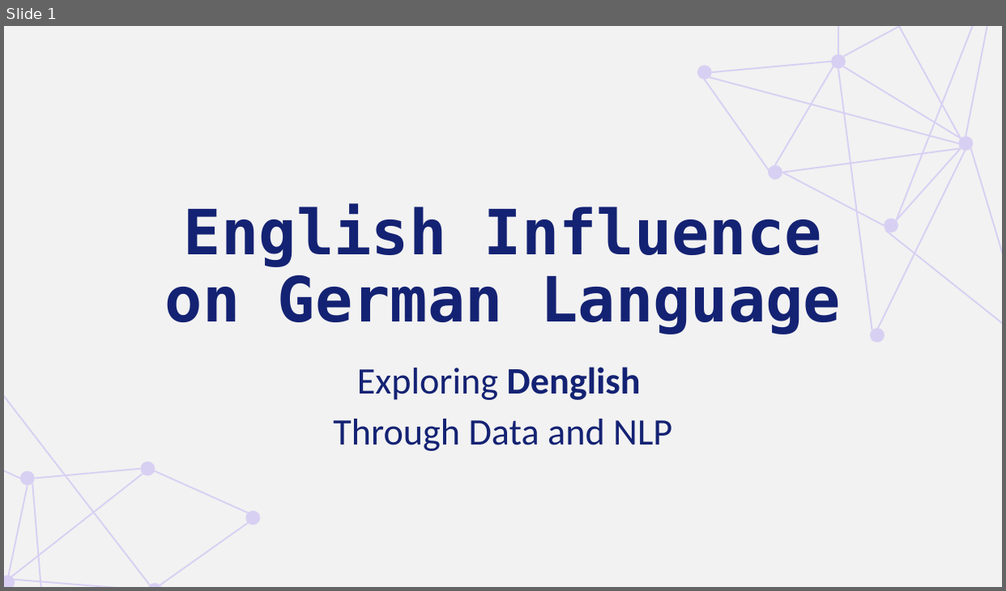
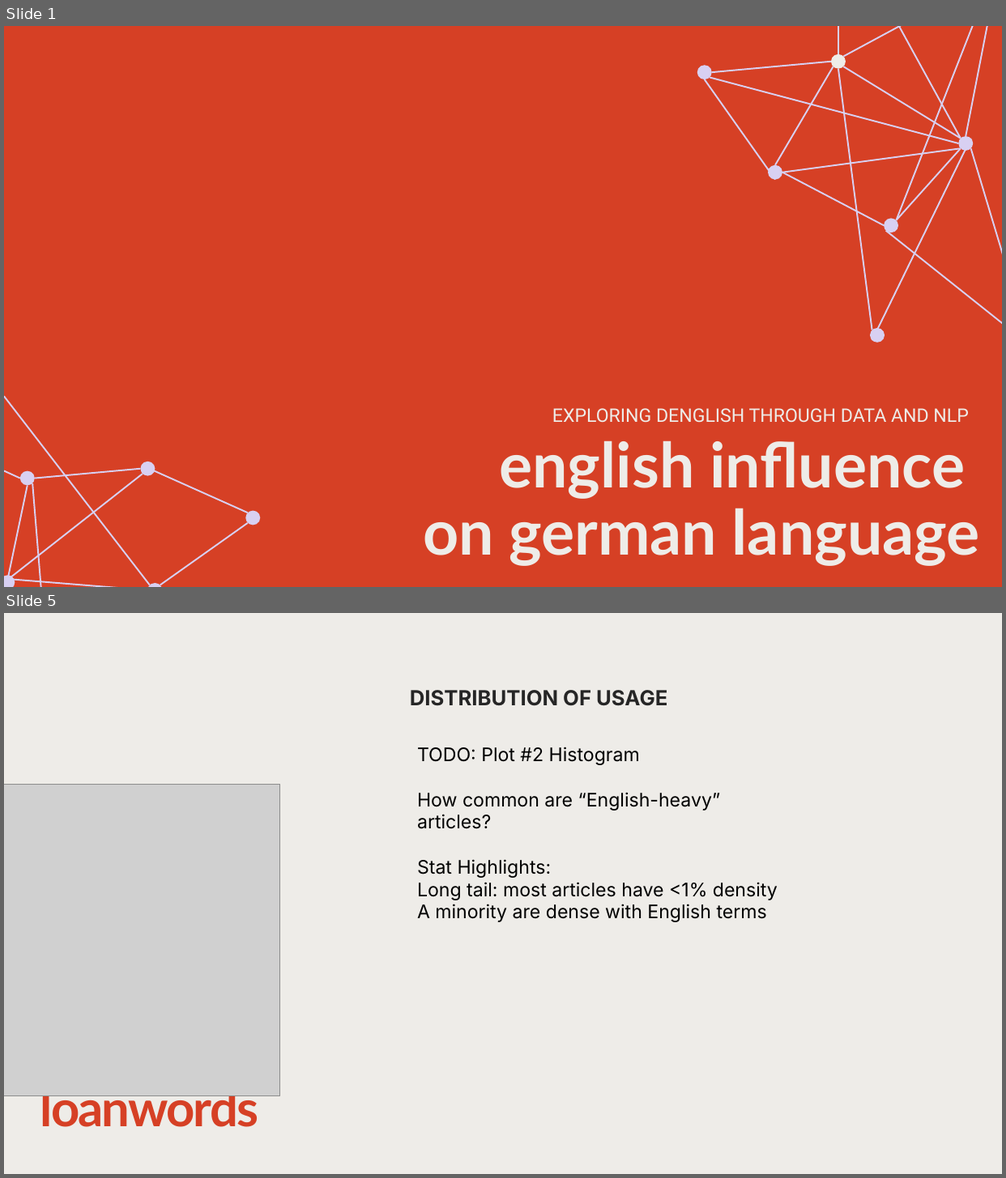
Before and after one commit to halfpintutopia/DA-deutsch-englisch-einfluss, a slide deck: DA_Final_Presentation.pptx. Shown one above the other, each under a label of ours: slide 1 before the commit, slides 1 and 5 after it; the slides between them are not shown. The pictures are 1006x591 and 1006x1178 pixels, drawn with LibreOffice and Linux fonts; fonts in the diff are those of the drawing; grey boxes stand for pictures. Boxes give left, top, right and bottom in pixels: in the first picture for what was removed or moved away, otherwise in the second. Text is boxed around its words. In the diff, an @@ line names an element or a change of style, - is before the commit and + after.

Commit message:
New design on presentation

```diff
--- a/DA_Final_Presentation.pptx
+++ b/DA_Final_Presentation.pptx
@@ slide 5 added at [4,613,1002,1174], background #EEECE8 @@
@@ text added at [410,690,667,706], 20 pt, text #262626, bold @@
+DISTRIBUTION OF USAGE
@@ text added at [417,747,778,922], 18 pt, text #000000 @@
+TODO: Plot #2 Histogram
+How common are “English-heavy” articles?
+Stat Highlights:
+Long tail: most articles have <1% density
+A minority are dense with English terms
@@ picture added at [4,785,280,1097] @@
@@ title added at [40,1096,258,1127], 48 pt, text #D64025, bold @@
+loanwords
@@ slide 1 changed as well @@
@@ background #F2F2F2 to #D64025 @@
@@ ellipse at [831,54,846,69]: fill #D8D0F2 to #EEECE8 @@
@@ subtitle at [552,408,968,422]: text changed; size 36 to 18 pt; font Calibri to Roboto; text colour #142273 to #EEECE8 @@
-Exploring Denglish
-Through Data and NLP
+EXPLORING DENGLISH THROUGH DATA AND NLP
@@ title at [423,441,980,565]: text changed; font DejaVu Sans Mono to Lato; text colour #142273 to #EEECE8 @@
-English Influence on German Language
+english influence
+on german language
```
Also in this commit, not shown: 9 other slides changed, 2 other slides added, 2 slides removed.
